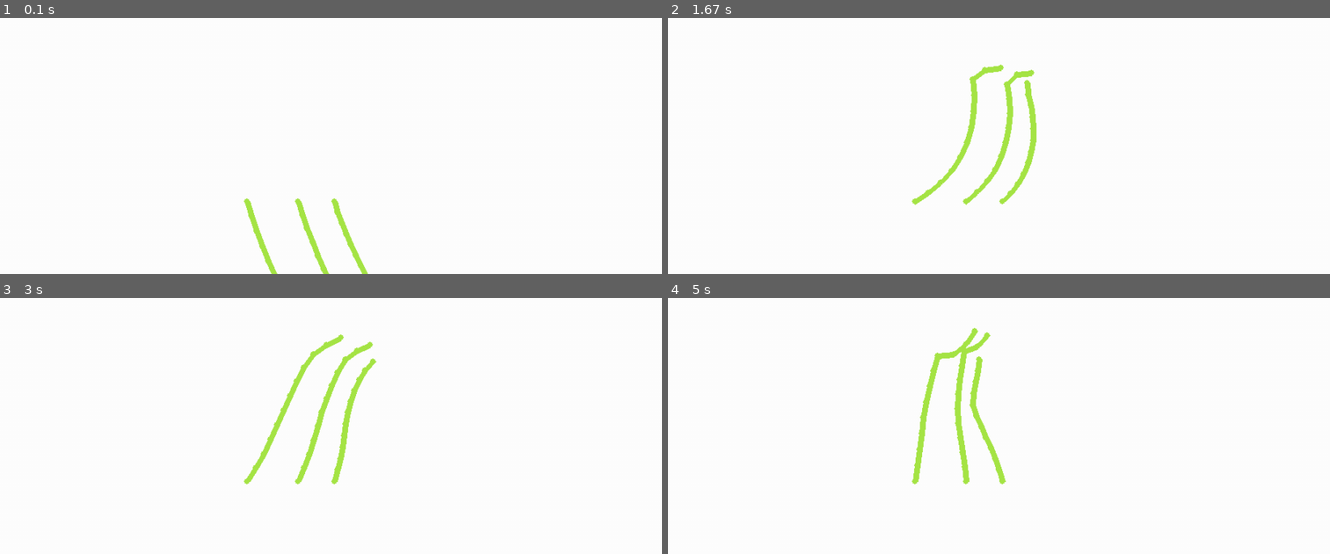
Above: before the commit, frames 1-4 (two rows, left to right).
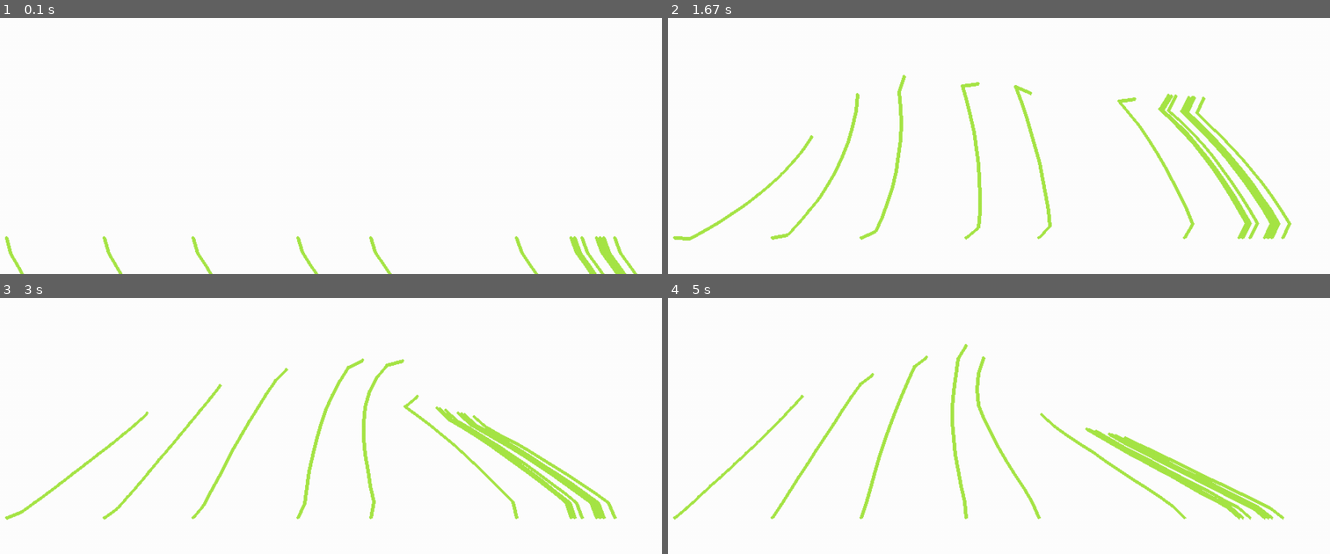
Above: after the commit, the same moments.

Repository: ggalisky/Kelp_sim
Game: pygame game, started from pygame_copy/kelp_sim/kelp_main.py
Same seed, same stepped clock (60 frames per second), same inputs: the game is played once before the commit and once after it.
Inputs (mouse positions are in pixels of both pictures, inside the frame that each line leads up to):
- Up to frame 1 (0.1 s): no input
- Up to frame 2 (1.67 s): hold D 0.33-0.8 s; move the mouse to (939, 107) at 0.37 s; hold W 0.83-1.13 s; move the mouse to (1197, 82) at 0.87 s; hold D 1.17-1.63 s; move the mouse to (793, 94) at 1.2 s
- Up to frame 3 (3 s): hold A 1.67-2.2 s; move the mouse to (72, 318) at 1.7 s; hold S 2.23-2.53 s; move the mouse to (outside the picture) at 2.27 s; hold A 2.57-2.97 s; move the mouse to (383, 402) at 2.6 s
- Up to frame 4 (5 s): hold W 3-3.37 s; move the mouse to (outside the picture) at 3.03 s; hold D 3.4-4.03 s; move the mouse to (707, 362) at 3.43 s; hold S 4.07-4.43 s; move the mouse to (972, 410) at 4.1 s; hold A 4.47-4.93 s; move the mouse to (939, 310) at 4.5 s; hold D from 4.97 s (still down)

The runs differ from the first frame. In frame 1, 2.1% of the frame differs, in the area x 0-97%, y 70-100%; in frame 2, 6.3%, in the area x 0-95%, y 17-88%; in frame 3, 6.0%; in frame 4, 5.9%.

Commit message:
refactored so it's easier to create kelp forests

Diff:
--- a/pygame_copy/kelp_sim/kelp_main.py
+++ b/pygame_copy/kelp_sim/kelp_main.py
@@ -1,7 +1,9 @@
 import pygame
 import math
-from kelp import kelp
+
+from segment import kelp
 from segment import kelp_segment
+
 #from kelp.py import kelp
 
 #####
@@ -125,111 +127,48 @@
     B_angle = A_angle
     C_angle = A_angle
 
-    kelp_color = "green"
-    kelp_A_A_seg_length = 80
-    kelp_A_A_start = (20,450)
-    kelp_A_A_angle = 200
-    kelp_A_B_angle = 200
-    kelp_A_C_angle = 200
-
-    display_arm_from_points(kelp_A_A_start,kelp_A_A_angle,kelp_A_B_angle,kelp_A_C_angle,kelp_A_A_seg_length,screen,pygame,kelp_color)
-
-
-
-    joint_stiffness = [
-    0.011,
-    0.012,
-    0.013,
-    0.014,
-    0.015,
-    0.016,
-    0.017,
-    0.018,
-    0.019,
-    0.02]
-
-
-
-    kelp_A_seg1 = kelp_segment((math.pi*.5),20,screen,pygame,None,[500,400],1,.01)
-    kelp_A_seg2 = kelp_segment((math.pi*.5),20,screen,pygame,kelp_A_seg1,None,1,joint_stiffness[0])
-    kelp_A_seg3 = kelp_segment((math.pi*.5),20,screen,pygame,kelp_A_seg2,None,1,joint_stiffness[1])
-    kelp_A_seg4 = kelp_segment((math.pi*.5),20,screen,pygame,kelp_A_seg3,None,1,joint_stiffness[2])
-    kelp_A_seg5 = kelp_segment((math.pi*.5),20,screen,pygame,kelp_A_seg4,None,1,joint_stiffness[3])
-    kelp_A_seg6 = kelp_segment((math.pi*.5),20,screen,pygame,kelp_A_seg5,None,1,joint_stiffness[4])
-    kelp_A_seg7 = kelp_segment((math.pi*.5),20,screen,pygame,kelp_A_seg6,None,1,joint_stiffness[5])
-    kelp_A_seg8 = kelp_segment((math.pi*.5),20,screen,pygame,kelp_A_seg7,None,1,joint_stiffness[6])
-    kelp_A_seg9 = kelp_segment((math.pi*.5),20,screen,pygame,kelp_A_seg8,None,1,joint_stiffness[7],(math.pi * 0.2))
-    kelp_A_seg10 = kelp_segment((math.pi*.5),20,screen,pygame,kelp_A_seg9,None,1,joint_stiffness[8],(math.pi * 0.2))
-    kelp_A_seg11 = kelp_segment((math.pi*.5),20,screen,pygame,kelp_A_seg10,None,1,joint_stiffness[9],(math.pi * 0.2))
-    kelp_A = [
-        kelp_A_seg1,
-        kelp_A_seg2,
-        kelp_A_seg3,
-        kelp_A_seg4,
-        kelp_A_seg5,
-        kelp_A_seg6,
-        kelp_A_seg7,
-        kelp_A_seg8,
-        kelp_A_seg9,
-        kelp_A_seg10,
-        kelp_A_seg11
+
+
+
+
+
+    pygame.display.flip()
+
+    kelp_new_A = kelp(22,10,[100,450],screen,pygame)
+    kelp_new_B = kelp(22,10,[234,450],screen,pygame)
+    kelp_new_C = kelp(22,10,[356,450],screen,pygame)
+    kelp_new_D = kelp(22,10,[500,450],screen,pygame)
+    kelp_new_E = kelp(22,10,[600,450],screen,pygame)
+    kelp_new_F = kelp(22,10,[800,450],screen,pygame)
+    kelp_new_G = kelp(22,10,[900,450],screen,pygame)
+    kelp_new_H = kelp(22,10,[910,450],screen,pygame)
+    kelp_new_I = kelp(22,10,[890,450],screen,pygame)
+    kelp_new_J = kelp(22,10,[880,450],screen,pygame)
+    kelp_new_K = kelp(22,10,[875,450],screen,pygame)
+    kelp_new_L = kelp(22,10,[915,450],screen,pygame)
+    kelp_new_M = kelp(22,10,[920,450],screen,pygame)
+    kelp_new_N = kelp(22,10,[935,450],screen,pygame)
+
+    kelp_forest = [
+        kelp_new_A,
+        kelp_new_B,
+        kelp_new_C,
+        kelp_new_D,
+        kelp_new_E,
+        kelp_new_F,
+        kelp_new_H,
+        kelp_new_I,
+        kelp_new_J,
+        kelp_new_K,
+        kelp_new_L,
+        kelp_new_M,
+        kelp_new_N,
+
+
+
     ]
-    kelp_B_length = 16
-
-    kelp_B_seg1 = kelp_segment((math.pi*.5),kelp_B_length,screen,pygame,None,[550,400],1,.01)
-    kelp_B_seg2 = kelp_segment((math.pi*.5),kelp_B_length,screen,pygame,kelp_B_seg1,None,1,joint_stiffness[0])
-    kelp_B_seg3 = kelp_segment((math.pi*.5),kelp_B_length,screen,pygame,kelp_B_seg2,None,1,joint_stiffness[1])
-    kelp_B_seg4 = kelp_segment((math.pi*.5),kelp_B_length,screen,pygame,kelp_B_seg3,None,1,joint_stiffness[2])
-    kelp_B_seg5 = kelp_segment((math.pi*.5),kelp_B_length,screen,pygame,kelp_B_seg4,None,1,joint_stiffness[3])
-    kelp_B_seg6 = kelp_segment((math.pi*.5),kelp_B_length,screen,pygame,kelp_B_seg5,None,1,joint_stiffness[4])
-    kelp_B_seg7 = kelp_segment((math.pi*.5),kelp_B_length,screen,pygame,kelp_B_seg6,None,1,joint_stiffness[5])
-    kelp_B_seg8 = kelp_segment((math.pi*.5),kelp_B_length,screen,pygame,kelp_B_seg7,None,1,joint_stiffness[6])
-    kelp_B_seg9 = kelp_segment((math.pi*.5),kelp_B_length,screen,pygame,kelp_B_seg8,None,1,joint_stiffness[7],(math.pi * 0.2))
-    kelp_B_seg10 = kelp_segment((math.pi*.5),kelp_B_length,screen,pygame,kelp_B_seg9,None,1,joint_stiffness[8],(math.pi * 0.2))
-    kelp_B_seg11 = kelp_segment((math.pi*.5),kelp_B_length,screen,pygame,kelp_B_seg10,None,1,joint_stiffness[9],(math.pi * 0.2))
-    kelp_B = [
-        kelp_B_seg1,
-        kelp_B_seg2,
-        kelp_B_seg3,
-        kelp_B_seg4,
-        kelp_B_seg5,
-        kelp_B_seg6,
-        kelp_B_seg7,
-        kelp_B_seg8,
-        kelp_B_seg9,
-        kelp_B_seg10,
-        kelp_B_seg11
-    ]
-
-    kelp_C_length = 22
-
-    kelp_C_seg1 = kelp_segment((math.pi*.5),kelp_C_length,screen,pygame,None,[430,400],1,.01)
-    kelp_C_seg2 = kelp_segment((math.pi*.5),kelp_C_length,screen,pygame,kelp_C_seg1,None,1,joint_stiffness[0])
-    kelp_C_seg3 = kelp_segment((math.pi*.5),kelp_C_length,screen,pygame,kelp_C_seg2,None,1,joint_stiffness[1])
-    kelp_C_seg4 = kelp_segment((math.pi*.5),kelp_C_length,screen,pygame,kelp_C_seg3,None,1,joint_stiffness[2])
-    kelp_C_seg5 = kelp_segment((math.pi*.5),kelp_C_length,screen,pygame,kelp_C_seg4,None,1,joint_stiffness[3])
-    kelp_C_seg6 = kelp_segment((math.pi*.5),kelp_C_length,screen,pygame,kelp_C_seg5,None,1,joint_stiffness[4])
-    kelp_C_seg7 = kelp_segment((math.pi*.5),kelp_C_length,screen,pygame,kelp_C_seg6,None,1,joint_stiffness[5])
-    kelp_C_seg8 = kelp_segment((math.pi*.5),kelp_C_length,screen,pygame,kelp_C_seg7,None,1,joint_stiffness[6])
-    kelp_C_seg9 = kelp_segment((math.pi*.5),kelp_C_length,screen,pygame,kelp_C_seg8,None,1,joint_stiffness[7],(math.pi * 0.2))
-    kelp_C_seg10 = kelp_segment((math.pi*.5),kelp_C_length,screen,pygame,kelp_C_seg9,None,1,joint_stiffness[8],(math.pi * 0.2))
-    kelp_C_seg11 = kelp_segment((math.pi*.5),kelp_C_length,screen,pygame,kelp_C_seg10,None,1,joint_stiffness[9],(math.pi * 0.2))
-    kelp_C = [
-        kelp_C_seg1,
-        kelp_C_seg2,
-        kelp_C_seg3,
-        kelp_C_seg4,
-        kelp_C_seg5,
-        kelp_C_seg6,
-        kelp_C_seg7,
-        kelp_C_seg8,
-        kelp_C_seg9,
-        kelp_C_seg10,
-        kelp_C_seg11
-    ]
-
-    display_arm_from_points(A_start,A_angle,B_angle,C_angle,arm_length,screen,pygame,"black")
-    pygame.display.flip()
+
+
 
     #game loop
 
@@ -245,15 +184,11 @@
             clear_screen(screen)
             mouse_coords = pygame.mouse.get_pos()
 
-            for segment in kelp_A:
-                segment.draw_segment(kelp_green, 8)
-                segment.seg_follow_mouse(mouse_coords)
-            for segment in kelp_B:
-                segment.draw_segment(kelp_green, 8)
-                segment.seg_follow_mouse(mouse_coords)
-            for segment in kelp_C:
-                segment.draw_segment(kelp_green, 8)
-                segment.seg_follow_mouse(mouse_coords)
+
+            #kelp_new_A.render_segments(mouse_coords)
+
+            for kelp_strand in kelp_forest:
+                kelp_strand.render_segments(mouse_coords)
 
 
             pygame.display.flip()
--- a/pygame_copy/kelp_sim/segment.py
+++ b/pygame_copy/kelp_sim/segment.py
@@ -1,6 +1,10 @@
 import math
 
+### constants
+kelp_green = (167,230,70)
 
+
+###
 class kelp_segment:
 
     def __init__(self,start_angle,length, surface, pygameobj,parent=None,start_point=None,  angle_recovery_delay =1,joint_stiffness = 1,angle_overshoot = 0):
@@ -32,7 +36,6 @@
                    |
                  1.5 pi
         '''
-
 
     def calculate_end_point(self):
         dx = self.length * math.cos(self.angle) + self.start_point[0]
@@ -72,3 +75,50 @@
 
         # get angle
         # update angle of segment
+
+
+
+class kelp:
+
+    def __init__(self,length,num_segments,anchor_coord, screen, pygame_obj):
+
+        self.length = length
+        self.anchor_coord = anchor_coord
+        self.num_segments = num_segments
+        self.segments = []
+        print("made it")
+        self.segments_lengths = self.generate_segments_lengths(self.length, self.num_segments)
+        self.screen = screen
+        self.pygame_obj = pygame_obj
+
+        self.generate_segments()
+
+    def generate_segments_lengths(self, length, num_segments):
+        segment_length_list =[]
+
+        for x in range(num_segments):
+            print("length: " , length)
+            segment_length_list.append(length)
+
+
+        return segment_length_list
+
+
+
+
+
+    def generate_segments(self):
+
+        self.segments.append(kelp_segment((math.pi*.5),
+            self.segments_lengths[0],self.screen,self.pygame_obj,None,self.anchor_coord,1,.01))
+        print("len: ", len(self.segments_lengths))
+        for x in range(0, int(len(self.segments_lengths))):
+            print("len of self.segments: ", str(len(self.segments)))
+            self.segments.append(kelp_segment((math.pi*.5),
+            self.segments_lengths[x],self.screen,self.pygame_obj,self.segments[x],None,1,.02))
+
+    def render_segments(self, mouse_coords):
+
+        for segment in self.segments:
+            segment.draw_segment(kelp_green, 5)
+            segment.seg_follow_mouse(mouse_coords)
